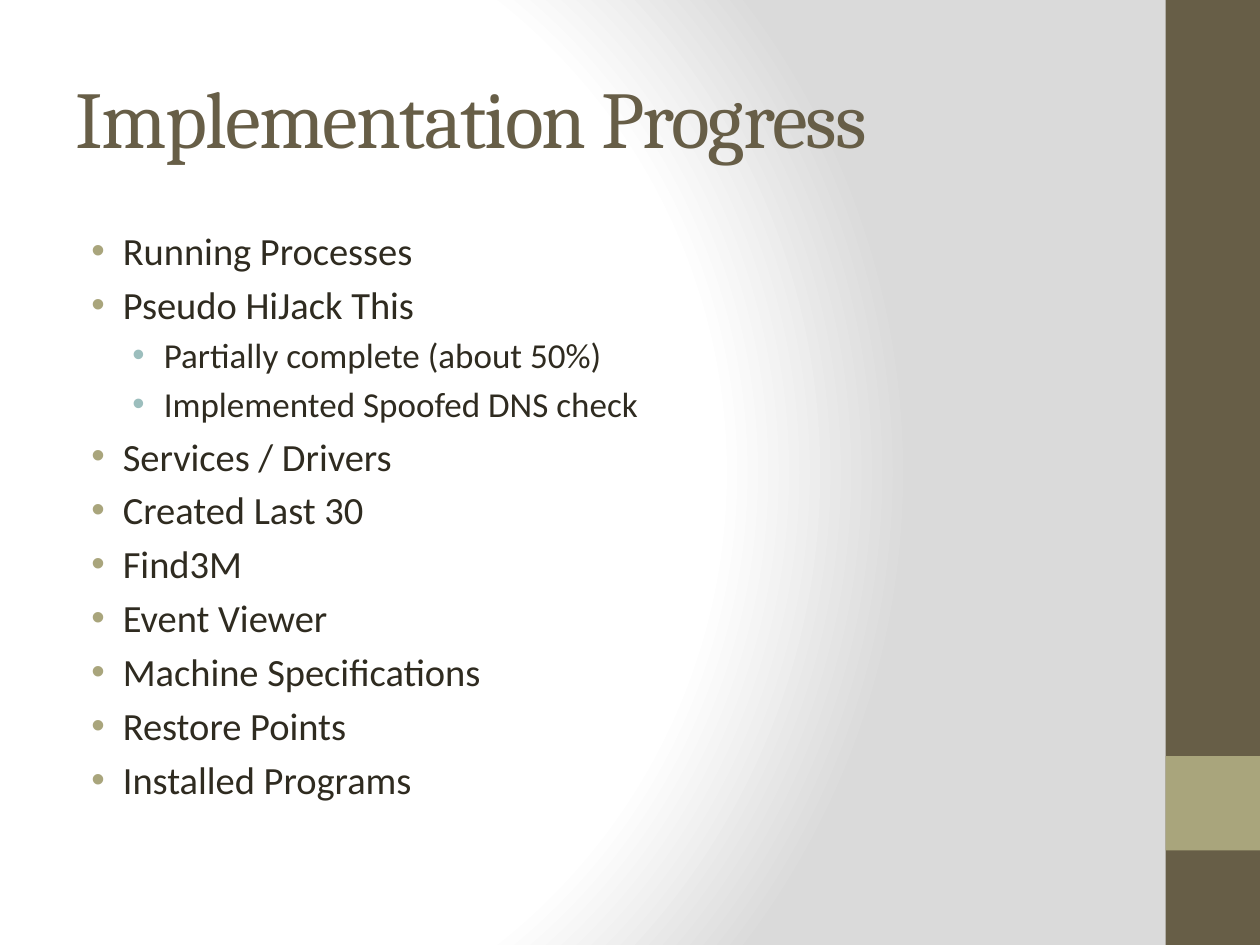
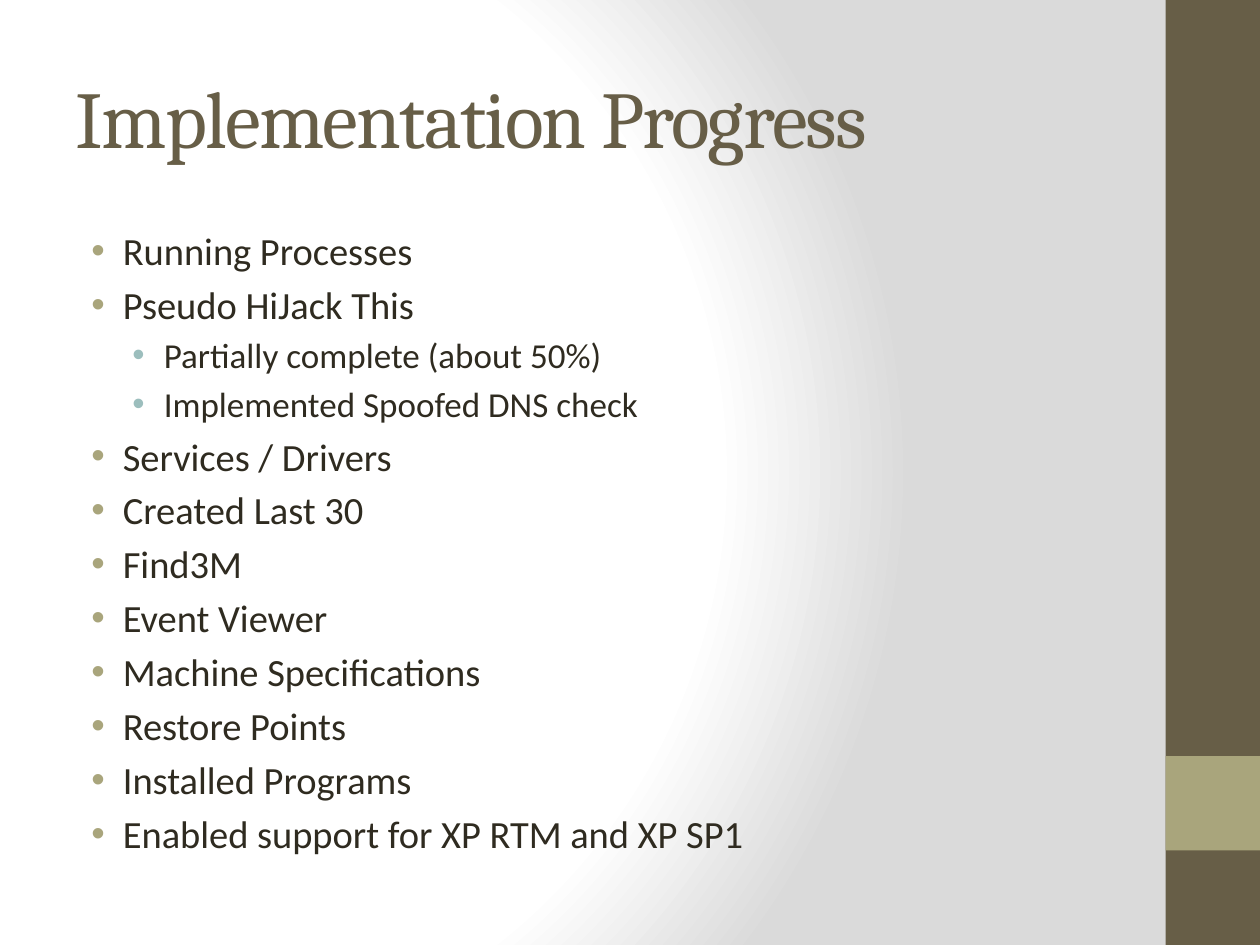
Before and after one commit to BillyONeal/Instalog, a slide deck: slide 3 of Docs/EECS395.Spring2012.SnyderOneal.FinalPresentation.Instalog.pptx. Drawn at 1260x945 pixels with LibreOffice and Linux fonts; fonts in the diff are those of the drawing. Boxes give left, top, right and bottom in pixels: in the first picture for what was removed or moved away, otherwise in the second. Text is boxed around its words. In the diff, an @@ line names an element or a change of style, - is before the commit and + after.

Commit message:
Minor updates to final presentation.

```diff
--- a/Docs/EECS395.Spring2012.SnyderOneal.FinalPresentation.Instalog.pptx
+++ b/Docs/EECS395.Spring2012.SnyderOneal.FinalPresentation.Instalog.pptx
@@ text at <box>123,821,743,855</box>: paragraph added @@
+• Enabled support for XP RTM and XP SP1
```
Also in this commit, not shown: 1 other slide changed.
